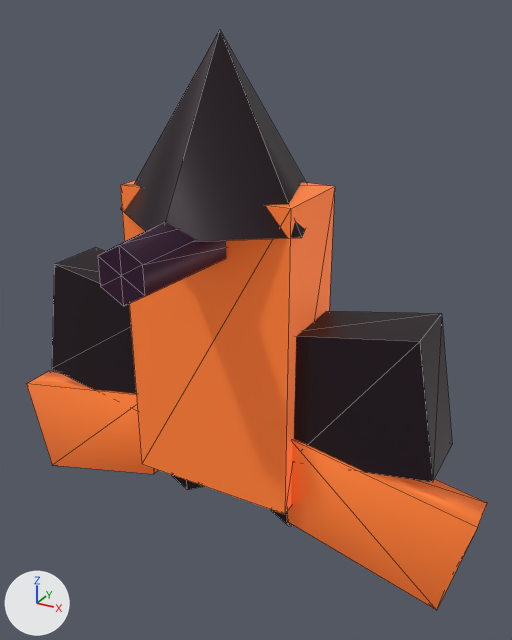
Two versions of the glTF model public/models/enemies/enemy-sentinel.glb, one commit apart.
The view is the same before and after, from a 50 mm camera at (0.805, -1.363, 0.728) aimed at (0.096, -0.073, 0.083). The lights are fixed; the arrows at lower left show +X, +Y and +Z. The older version comes first. Mesh edges are drawn as thin lines. Where no turn or scale is listed for an object, it has been applied to the vertices.

Names of what the first picture shows: 'center_cannon', 'front_armor', 'heavy_core', 'left_guard_fin', 'left_shoulder', 'right_guard_fin', 'right_shoulder' and 2 more.
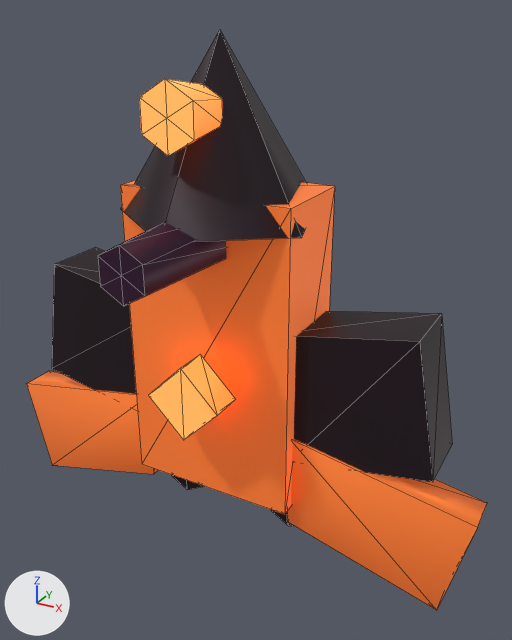
Location of each change, (x1, y1, x2, y2) in pixels of the pictures (512 x 640 px):
```json
{"object": "center_cannon_muzzle", "change": "added", "after": [139, 79, 223, 156], "on screen": "orange"}
{"object": "armor_warning_lens", "change": "added", "after": [149, 354, 236, 440], "on screen": "orange"}
```

The change, as JSON lines over the scene's bpy script:
```json
{"op": "add", "block": "mat_material_3", "code": ["mat_material_3 = principled_material('Material_3')", "mat_material_3.base_color = (1.0, 0.624, 0.195)  # orange #ffcf7a", "mat_material_3.metallic = 0.18", "mat_material_3.emission_color = (1.0, 0.107, 0.007)  # orange #ff5c14", "mat_material_3.emission_strength = 1.35"]}
{"op": "add", "block": "me_mesh_8_1", "code": ["me_mesh_8_1 = bpy.data.meshes.new('Mesh_8')", "me_mesh_8_1.from_pydata([(0.0, -0.04, 0.092), (0.0, 0.04, 0.092), (0.092, -0.04, 0.0), (0.092, 0.04, 0.0), (-0.092, 0.04, 0.0), (-0.092, -0.04, 0.0), (0.0, 0.04, -0.092), (0.0, -0.04, -0.092)], [], [(0, 2, 1), (2, 3, 1), (4, 6, 5), (6, 7, 5), (4, 5, 1), (5, 0, 1), (7, 6, 2), (6, 3, 2), (5, 7, 0), (7, 2, 0), (1, 3, 4), (3, 6, 4)])", "me_mesh_8_1.materials.append(mat_material_3)  # orange #ffcf7a, glowing orange #ff5c14"]}
{"op": "add", "block": "me_mesh_7_1", "code": ["me_mesh_7_1 = bpy.data.meshes.new('Mesh_7')", "me_mesh_7_1.from_pydata([(0.0, -0.065, -0.07), (0.0606, -0.065, -0.035), (0.0606, -0.065, 0.035), (0.0, -0.065, 0.07), (-0.0606, -0.065, 0.035), (-0.0606, -0.065, -0.035), (0.0, -0.065, -0.07), (0.0, 0.065, -0.05), (0.0433, 0.065, -0.025), (0.0433, 0.065, 0.025), (0.0, 0.065, 0.05), (-0.0433, 0.065, 0.025), (-0.0433, 0.065, -0.025), (0.0, 0.065, -0.05), (0.0, -0.065, 0.0), (0.0, 0.065, 0.0)], [], [(0, 7, 1), (7, 8, 1), (1, 8, 2), (8, 9, 2), (2, 9, 3), (9, 10, 3), (3, 10, 4), (10, 11, 4), (4, 11, 5), (11, 12, 5), (5, 12, 6), (12, 13, 6), (0, 1, 14), (1, 2, 14), (2, 3, 14), (3, 4, 14), (4, 5, 14), (5, 6, 14), (8, 7, 15), (9, 8, 15), (10, 9, 15), (11, 10, 15), (12, 11, 15), (13, 12, 15)])", "me_mesh_7_1.materials.append(mat_material_3)  # orange #ffcf7a, glowing orange #ff5c14"]}
{"op": "add", "block": "ob_armor_warning_lens", "code": ["ob_armor_warning_lens = bpy.data.objects.new('armor_warning_lens', me_mesh_8_1)", "ob_armor_warning_lens.location = (0.0, -0.2, -0.08)"]}
{"op": "add", "block": "ob_center_cannon_muzzle", "code": ["ob_center_cannon_muzzle = bpy.data.objects.new('center_cannon_muzzle', me_mesh_7_1)", "ob_center_cannon_muzzle.location = (0.0, -0.18, 0.54)"]}
```
